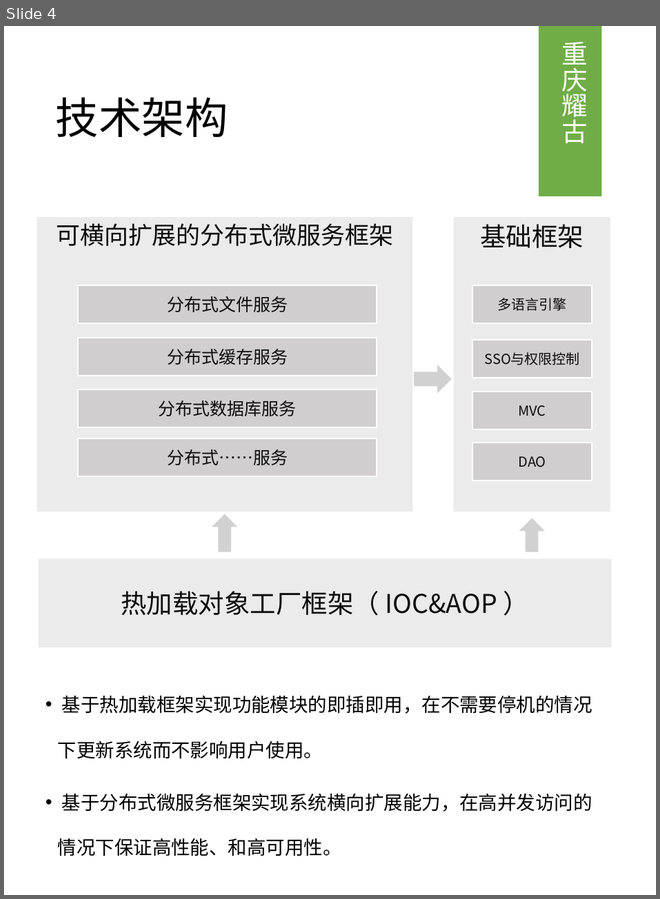
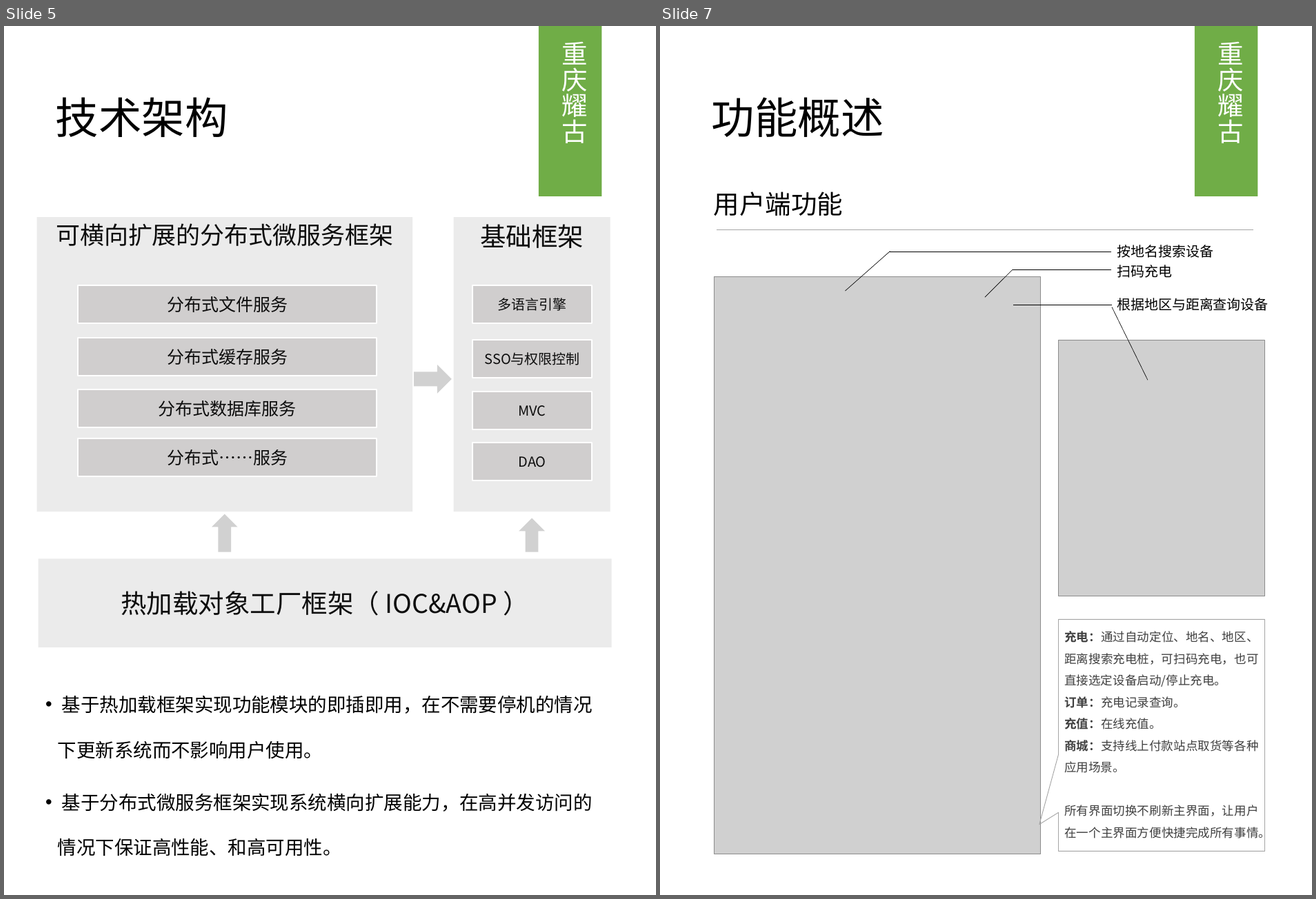
Before and after one commit to gugumall/JFramework, a slide deck: doc/IOT/可定制充电桩管理运营平台与通用物联网解决方案 - L.pptx. Shown side by side, each under a label of ours: slide 4 before the commit, slides 5 and 7 after it; the slides between them are not shown. The pictures are 660x899 and 1316x899 pixels, drawn with LibreOffice and Linux fonts; fonts in the diff are those of the drawing; grey boxes stand for pictures. Boxes give left, top, right and bottom in pixels: in the first picture for what was removed or moved away, otherwise in the second. Text is boxed around its words. In the diff, an @@ line names an element or a change of style, - is before the commit and + after.

Commit message:
更新一些功能

```diff
--- a/doc/IOT/可定制充电桩管理运营平台与通用物联网解决方案 - L.pptx
+++ b/doc/IOT/可定制充电桩管理运营平台与通用物联网解决方案 - L.pptx
@@ slide 7 added at bbox=[660, 26, 1312, 895], background #FFFFFF @@
@@ rectangle added at bbox=[1195, 26, 1258, 197], fill #70AD47 @@
@@ text added at bbox=[1218, 42, 1244, 143], 30 pt, text #FFFFFF @@
+重庆耀古
@@ text added at bbox=[712, 97, 884, 137], 50 pt, text #000000 @@
+功能概述
@@ text added at bbox=[714, 192, 843, 216], 30 pt, text #000000 @@
+用户端功能
@@ line added from (717, 230) to (1253, 230), #A6A6A6 0.5 pt @@
@@ line added from (845, 291) to (890, 252), #000000 0.5 pt @@
@@ line added from (890, 252) to (1111, 252), #000000 0.5 pt @@
@@ text added at bbox=[1117, 245, 1214, 258], 16 pt, text #000000 @@
+按地名搜索设备
@@ line added from (985, 297) to (1013, 270), #000000 0.5 pt @@
@@ line added from (1013, 270) to (1111, 270), #000000 0.5 pt @@
@@ text added at bbox=[1117, 265, 1172, 278], 16 pt, text #000000 @@
+扫码充电
@@ picture added at bbox=[714, 277, 1040, 854] @@
@@ line added from (1013, 305) to (1112, 305), #000000 0.5 pt @@
@@ line added from (1112, 308) to (1147, 380), #000000 0.5 pt @@
@@ text added at bbox=[1117, 298, 1268, 311], 16 pt, text #000000 @@
+根据地区与距离查询设备
@@ picture added at bbox=[1059, 340, 1265, 597] @@
@@ speech box added at bbox=[1059, 619, 1265, 851], outline #A5A5A5 0.75 pt, 14 pt, text #404040 @@
+充电：通过自动定位、地名、地区、距离搜索充电桩，可扫码充电，也可直接选定设备启动/停止充电。
+订单：充电记录查询。
+充值：在线充值。
+商城：支持线上付款站点取货等各种应用场景。
+所有界面切换不刷新主界面，让用户在一个主界面方便快捷完成所有事情。
@@ what was slide 4 is now slide 5 @@
```
Also in this commit, not shown: 2 slides changed, 7 other slides added, 40 other files.
